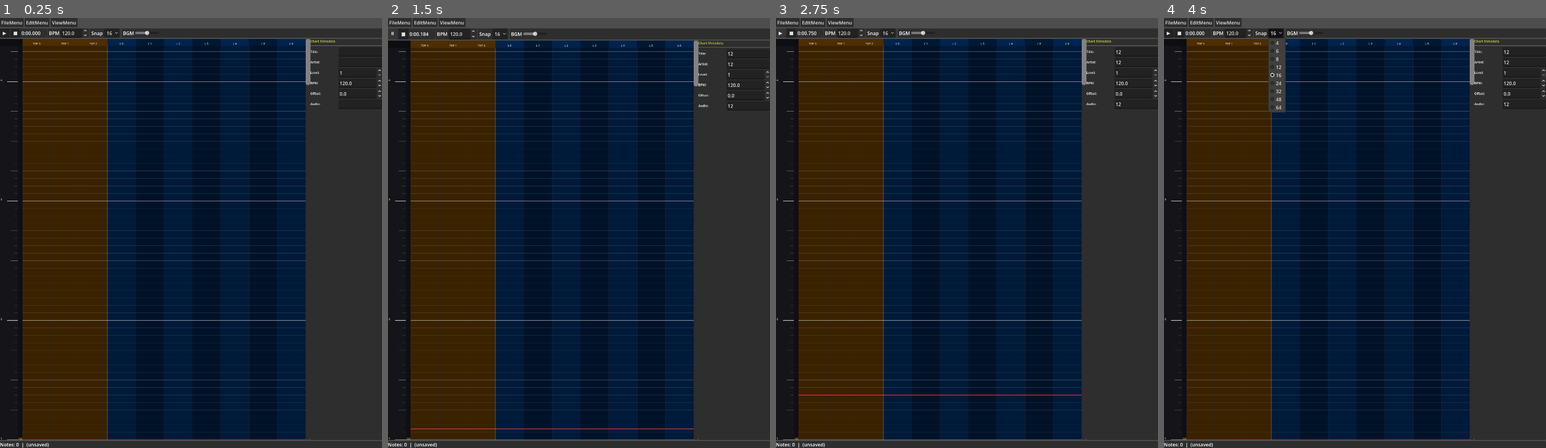
Above: before the commit, frames 1-4 (left to right).
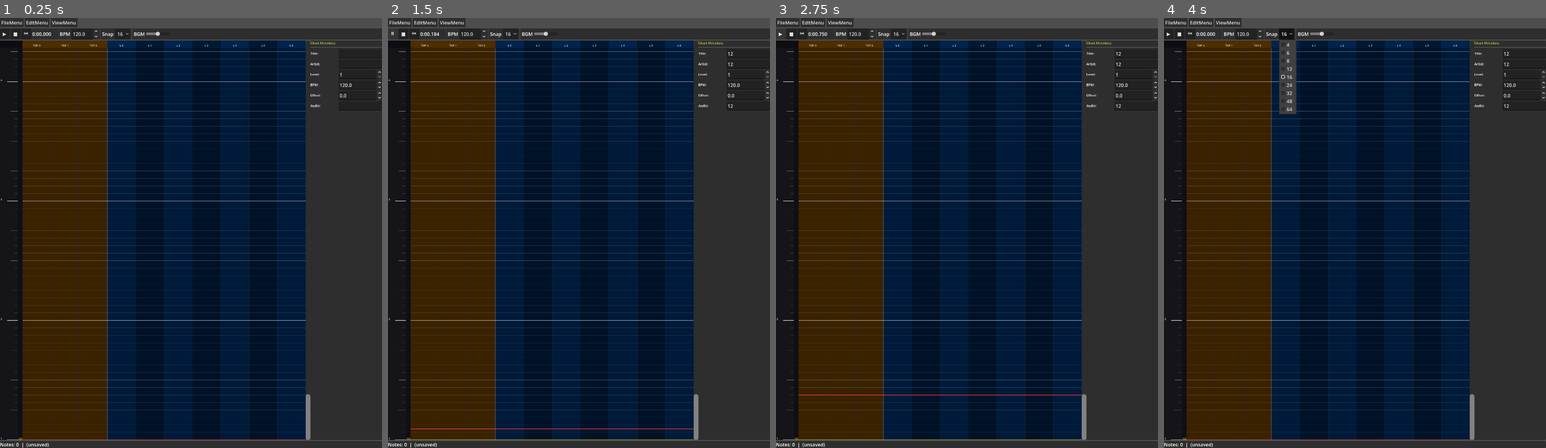
Above: after the commit, the same moments.

Repository: t1a1k1u1/hockey-chart-editor
Game: Godot game, scene res://scenes/ChartEditor.tscn
Two runs of this game, one before a commit and one after it. Both use one fixed random seed, a clock stepped at 60 frames per second and the inputs below.
Inputs (mouse positions are in pixels of both pictures, inside the frame that each line leads up to):
- Up to frame 1 (0.25 s): no input
- Up to frame 2 (1.5 s): click (747, 52) at 0.52 s; type "12" at 0.6 s; click (747, 61) at 0.75 s; type "12" at 0.83 s; click (747, 104) at 0.98 s; type "12" at 1.07 s; click "▶" at 1.25 s
- Up to frame 3 (2.75 s): click "⏸" at 2 s
- Up to frame 4 (4 s): click "■" at 2.75 s; click "16" at 3.5 s

The runs differ from the first frame. In frame 1, 1.4% of the frame differs, in the area x 0-100%, y 2-99%; in frame 2, 0.6%; in frame 3, 1.5%; in frame 4, 2.5%.

Commit message:
feat: 再生ベースポジション機能を追加
- 停止ボタンが再生ベースポジションへ戻るよう変更
- タイムライン左クリックで再生位置とベースポジションを同時移動
- ⏮ボタンでベースポジションと再生位置を先頭にリセット
- タイムライン上にベースポジションを黄色ラインで表示

Co-Authored-By: Claude Sonnet 4.6 <noreply@anthropic.com>

Diff:
--- a/scenes/ChartEditor.tscn
+++ b/scenes/ChartEditor.tscn
@@ -5,18 +5,18 @@
 [ext_resource type="Script" path="res://scripts/PropertyPanel.gd" id="3_2pvn5"]
 [ext_resource type="Script" path="res://scripts/AudioPlayer.gd" id="4_s83rv"]
 
-[node name="ChartEditor" type="Node" unique_id=76250166]
+[node name="ChartEditor" type="Node" unique_id=861157683]
 script = ExtResource("1_2vooy")
 
-[node name="RootVBox" type="VBoxContainer" parent="." unique_id=496198795]
+[node name="RootVBox" type="VBoxContainer" parent="." unique_id=1169181885]
 anchors_preset = 15
 anchor_right = 1.0
 anchor_bottom = 1.0
 
-[node name="MenuBar" type="MenuBar" parent="RootVBox" unique_id=1219977247]
-layout_mode = 2
-
-[node name="FileMenu" type="PopupMenu" parent="RootVBox/MenuBar" unique_id=1721624606]
+[node name="MenuBar" type="MenuBar" parent="RootVBox" unique_id=802927147]
+layout_mode = 2
+
+[node name="FileMenu" type="PopupMenu" parent="RootVBox/MenuBar" unique_id=1032922426]
 item_count = 5
 item_0/text = "New"
 item_0/id = 0
@@ -30,47 +30,52 @@
 item_4/id = 3
 metadata/_menu_name = "File"
 
-[node name="EditMenu" type="PopupMenu" parent="RootVBox/MenuBar" unique_id=1469858981]
+[node name="EditMenu" type="PopupMenu" parent="RootVBox/MenuBar" unique_id=1785114205]
 item_count = 1
 item_0/text = "Metadata..."
 item_0/id = 0
 metadata/_menu_name = "Edit"
 
-[node name="ViewMenu" type="PopupMenu" parent="RootVBox/MenuBar" unique_id=1831216622]
+[node name="ViewMenu" type="PopupMenu" parent="RootVBox/MenuBar" unique_id=1339483410]
 item_count = 1
 item_0/text = "Zoom Reset"
 item_0/id = 0
 metadata/_menu_name = "View"
 
-[node name="ControlBarPanel" type="PanelContainer" parent="RootVBox" unique_id=1175603455]
-layout_mode = 2
-
-[node name="ControlBar" type="HBoxContainer" parent="RootVBox/ControlBarPanel" unique_id=295551830]
-layout_mode = 2
-
-[node name="PlayButton" type="Button" parent="RootVBox/ControlBarPanel/ControlBar" unique_id=908199220]
+[node name="ControlBarPanel" type="PanelContainer" parent="RootVBox" unique_id=1621909469]
+layout_mode = 2
+
+[node name="ControlBar" type="HBoxContainer" parent="RootVBox/ControlBarPanel" unique_id=715430869]
+layout_mode = 2
+
+[node name="PlayButton" type="Button" parent="RootVBox/ControlBarPanel/ControlBar" unique_id=1393365004]
 custom_minimum_size = Vector2(32, 0)
 layout_mode = 2
 text = "▶"
 
-[node name="StopButton" type="Button" parent="RootVBox/ControlBarPanel/ControlBar" unique_id=135309337]
+[node name="StopButton" type="Button" parent="RootVBox/ControlBarPanel/ControlBar" unique_id=422193981]
 custom_minimum_size = Vector2(32, 0)
 layout_mode = 2
 text = "■"
 
-[node name="TimeLabel" type="Label" parent="RootVBox/ControlBarPanel/ControlBar" unique_id=1206142098]
+[node name="ResetBaseButton" type="Button" parent="RootVBox/ControlBarPanel/ControlBar" unique_id=891653900]
+custom_minimum_size = Vector2(32, 0)
+layout_mode = 2
+text = "⏮"
+
+[node name="TimeLabel" type="Label" parent="RootVBox/ControlBarPanel/ControlBar" unique_id=2114163867]
 custom_minimum_size = Vector2(80, 0)
 layout_mode = 2
 text = "0:00.000"
 
-[node name="@VSeparator@23" type="VSeparator" parent="RootVBox/ControlBarPanel/ControlBar" unique_id=884585939]
-layout_mode = 2
-
-[node name="BpmLabel" type="Label" parent="RootVBox/ControlBarPanel/ControlBar" unique_id=1928347602]
+[node name="@VSeparator@23" type="VSeparator" parent="RootVBox/ControlBarPanel/ControlBar" unique_id=1602756486]
+layout_mode = 2
+
+[node name="BpmLabel" type="Label" parent="RootVBox/ControlBarPanel/ControlBar" unique_id=1082181259]
 layout_mode = 2
 text = "BPM"
 
-[node name="BpmInput" type="SpinBox" parent="RootVBox/ControlBarPanel/ControlBar" unique_id=67339638]
+[node name="BpmInput" type="SpinBox" parent="RootVBox/ControlBarPanel/ControlBar" unique_id=766866110]
 custom_minimum_size = Vector2(90, 0)
 layout_mode = 2
 min_value = 1.0
@@ -78,14 +83,14 @@
 step = 0.1
 value = 120.0
 
-[node name="@VSeparator@26" type="VSeparator" parent="RootVBox/ControlBarPanel/ControlBar" unique_id=153438362]
-layout_mode = 2
-
-[node name="@Label@27" type="Label" parent="RootVBox/ControlBarPanel/ControlBar" unique_id=851639427]
+[node name="@VSeparator@26" type="VSeparator" parent="RootVBox/ControlBarPanel/ControlBar" unique_id=31745974]
+layout_mode = 2
+
+[node name="@Label@27" type="Label" parent="RootVBox/ControlBarPanel/ControlBar" unique_id=1364393658]
 layout_mode = 2
 text = "Snap"
 
-[node name="SnapDivSelect" type="OptionButton" parent="RootVBox/ControlBarPanel/ControlBar" unique_id=900542843]
+[node name="SnapDivSelect" type="OptionButton" parent="RootVBox/ControlBarPanel/ControlBar" unique_id=983517600]
 layout_mode = 2
 selected = 4
 item_count = 9
@@ -108,14 +113,14 @@
 popup/item_8/text = "64"
 popup/item_8/id = 8
 
-[node name="@VSeparator@36" type="VSeparator" parent="RootVBox/ControlBarPanel/ControlBar" unique_id=2058076611]
-layout_mode = 2
-
-[node name="@Label@37" type="Label" parent="RootVBox/ControlBarPanel/ControlBar" unique_id=1497204849]
+[node name="@VSeparator@36" type="VSeparator" parent="RootVBox/ControlBarPanel/ControlBar" unique_id=210863114]
+layout_mode = 2
+
+[node name="@Label@37" type="Label" parent="RootVBox/ControlBarPanel/ControlBar" unique_id=748738705]
 layout_mode = 2
 text = "BGM"
 
-[node name="BgmVolumeSlider" type="HSlider" parent="RootVBox/ControlBarPanel/ControlBar" unique_id=763328570]
+[node name="BgmVolumeSlider" type="HSlider" parent="RootVBox/ControlBarPanel/ControlBar" unique_id=1809665279]
 custom_minimum_size = Vector2(80, 0)
 layout_mode = 2
 size_flags_vertical = 4
@@ -123,74 +128,74 @@
 step = 0.01
 value = 0.5
 
-[node name="MainArea" type="HBoxContainer" parent="RootVBox" unique_id=1781656166]
+[node name="MainArea" type="HBoxContainer" parent="RootVBox" unique_id=2093652024]
 layout_mode = 2
 size_flags_vertical = 3
 theme_override_constants/separation = 0
 
-[node name="TimelineArea" type="HBoxContainer" parent="RootVBox/MainArea" unique_id=1330479881]
+[node name="TimelineArea" type="HBoxContainer" parent="RootVBox/MainArea" unique_id=2127051887]
 layout_mode = 2
 size_flags_horizontal = 3
 size_flags_vertical = 3
 theme_override_constants/separation = 0
 
-[node name="Timeline" type="Control" parent="RootVBox/MainArea/TimelineArea" unique_id=534305514]
+[node name="Timeline" type="Control" parent="RootVBox/MainArea/TimelineArea" unique_id=496863655]
 clip_contents = true
 layout_mode = 2
 size_flags_horizontal = 3
 size_flags_vertical = 3
 script = ExtResource("2_0874k")
 
-[node name="VScrollBar" type="VScrollBar" parent="RootVBox/MainArea/TimelineArea" unique_id=1582591725]
+[node name="VScrollBar" type="VScrollBar" parent="RootVBox/MainArea/TimelineArea" unique_id=79081167]
 custom_minimum_size = Vector2(16, 0)
 layout_mode = 2
 size_flags_vertical = 3
 
-[node name="PropertyPanelContainer" type="PanelContainer" parent="RootVBox/MainArea" unique_id=1760682267]
+[node name="PropertyPanelContainer" type="PanelContainer" parent="RootVBox/MainArea" unique_id=1511181213]
 custom_minimum_size = Vector2(240, 0)
 layout_mode = 2
 
-[node name="PropertyPanel" type="ScrollContainer" parent="RootVBox/MainArea/PropertyPanelContainer" unique_id=572901058]
-layout_mode = 2
-size_flags_vertical = 3
-
-[node name="PropertyPanelContent" type="VBoxContainer" parent="RootVBox/MainArea/PropertyPanelContainer/PropertyPanel" unique_id=1391655814]
+[node name="PropertyPanel" type="ScrollContainer" parent="RootVBox/MainArea/PropertyPanelContainer" unique_id=730237242]
+layout_mode = 2
+size_flags_vertical = 3
+
+[node name="PropertyPanelContent" type="VBoxContainer" parent="RootVBox/MainArea/PropertyPanelContainer/PropertyPanel" unique_id=2024412317]
 layout_mode = 2
 size_flags_horizontal = 3
 script = ExtResource("3_2pvn5")
 
-[node name="StatusBar" type="PanelContainer" parent="RootVBox" unique_id=554300331]
-layout_mode = 2
-
-[node name="StatusLabel" type="Label" parent="RootVBox/StatusBar" unique_id=1729523979]
+[node name="StatusBar" type="PanelContainer" parent="RootVBox" unique_id=1892897909]
+layout_mode = 2
+
+[node name="StatusLabel" type="Label" parent="RootVBox/StatusBar" unique_id=832414960]
 layout_mode = 2
 text = "Ready — No file loaded"
 
-[node name="FileDialog" type="FileDialog" parent="." unique_id=1457279771]
+[node name="FileDialog" type="FileDialog" parent="." unique_id=1249496772]
 size = Vector2i(900, 600)
 access = 2
 filters = PackedStringArray("*.json ; Chart JSON")
 
-[node name="ConfirmationDialog" type="ConfirmationDialog" parent="." unique_id=80397744]
+[node name="ConfirmationDialog" type="ConfirmationDialog" parent="." unique_id=89176330]
 dialog_text = "保存しますか？
 Save changes before continuing?"
 
-[node name="AcceptDialog" type="AcceptDialog" parent="." unique_id=322482910]
-
-[node name="MetadataDialog" type="Window" parent="." unique_id=1174338107]
+[node name="AcceptDialog" type="AcceptDialog" parent="." unique_id=1613851715]
+
+[node name="MetadataDialog" type="Window" parent="." unique_id=2081461999]
 title = "Edit Metadata"
 size = Vector2i(400, 320)
 visible = false
 transient = true
 exclusive = true
 
-[node name="MetaVBox" type="VBoxContainer" parent="MetadataDialog" unique_id=867493497]
+[node name="MetaVBox" type="VBoxContainer" parent="MetadataDialog" unique_id=1026006465]
 anchors_preset = 15
 anchor_right = 1.0
 anchor_bottom = 1.0
 theme_override_constants/separation = 6
 
-[node name="MetaMargin" type="MarginContainer" parent="MetadataDialog/MetaVBox" unique_id=1260264189]
+[node name="MetaMargin" type="MarginContainer" parent="MetadataDialog/MetaVBox" unique_id=678698905]
 layout_mode = 2
 size_flags_vertical = 3
 theme_override_constants/margin_left = 12
@@ -198,102 +203,102 @@
 theme_override_constants/margin_right = 12
 theme_override_constants/margin_bottom = 8
 
-[node name="MetaForm" type="VBoxContainer" parent="MetadataDialog/MetaVBox/MetaMargin" unique_id=1252531717]
+[node name="MetaForm" type="VBoxContainer" parent="MetadataDialog/MetaVBox/MetaMargin" unique_id=1108743376]
 layout_mode = 2
 theme_override_constants/separation = 4
 
-[node name="@HBoxContainer@195" type="HBoxContainer" parent="MetadataDialog/MetaVBox/MetaMargin/MetaForm" unique_id=448267656]
-layout_mode = 2
-
-[node name="@Label@194" type="Label" parent="MetadataDialog/MetaVBox/MetaMargin/MetaForm/@HBoxContainer@195" unique_id=679844953]
+[node name="@HBoxContainer@195" type="HBoxContainer" parent="MetadataDialog/MetaVBox/MetaMargin/MetaForm" unique_id=161041977]
+layout_mode = 2
+
+[node name="@Label@194" type="Label" parent="MetadataDialog/MetaVBox/MetaMargin/MetaForm/@HBoxContainer@195" unique_id=484159557]
 custom_minimum_size = Vector2(60, 0)
 layout_mode = 2
 text = "Title:"
 
-[node name="MetaTitleEdit" type="LineEdit" parent="MetadataDialog/MetaVBox/MetaMargin/MetaForm/@HBoxContainer@195" unique_id=1333364574]
-layout_mode = 2
-size_flags_horizontal = 3
-
-[node name="@HBoxContainer@197" type="HBoxContainer" parent="MetadataDialog/MetaVBox/MetaMargin/MetaForm" unique_id=115792621]
-layout_mode = 2
-
-[node name="@Label@196" type="Label" parent="MetadataDialog/MetaVBox/MetaMargin/MetaForm/@HBoxContainer@197" unique_id=1154185421]
+[node name="MetaTitleEdit" type="LineEdit" parent="MetadataDialog/MetaVBox/MetaMargin/MetaForm/@HBoxContainer@195" unique_id=1793533793]
+layout_mode = 2
+size_flags_horizontal = 3
+
+[node name="@HBoxContainer@197" type="HBoxContainer" parent="MetadataDialog/MetaVBox/MetaMargin/MetaForm" unique_id=667916492]
+layout_mode = 2
+
+[node name="@Label@196" type="Label" parent="MetadataDialog/MetaVBox/MetaMargin/MetaForm/@HBoxContainer@197" unique_id=1251853039]
 custom_minimum_size = Vector2(60, 0)
 layout_mode = 2
 text = "Artist:"
 
-[node name="MetaArtistEdit" type="LineEdit" parent="MetadataDialog/MetaVBox/MetaMargin/MetaForm/@HBoxContainer@197" unique_id=1294820931]
-layout_mode = 2
-size_flags_horizontal = 3
-
-[node name="@HBoxContainer@199" type="HBoxContainer" parent="MetadataDialog/MetaVBox/MetaMargin/MetaForm" unique_id=1782199333]
-layout_mode = 2
-
-[node name="@Label@198" type="Label" parent="MetadataDialog/MetaVBox/MetaMargin/MetaForm/@HBoxContainer@199" unique_id=1016093266]
+[node name="MetaArtistEdit" type="LineEdit" parent="MetadataDialog/MetaVBox/MetaMargin/MetaForm/@HBoxContainer@197" unique_id=1560043917]
+layout_mode = 2
+size_flags_horizontal = 3
+
+[node name="@HBoxContainer@199" type="HBoxContainer" parent="MetadataDialog/MetaVBox/MetaMargin/MetaForm" unique_id=1219437755]
+layout_mode = 2
+
+[node name="@Label@198" type="Label" parent="MetadataDialog/MetaVBox/MetaMargin/MetaForm/@HBoxContainer@199" unique_id=1870410716]
 custom_minimum_size = Vector2(60, 0)
 layout_mode = 2
 text = "Audio:"
 
-[node name="MetaAudioEdit" type="LineEdit" parent="MetadataDialog/MetaVBox/MetaMargin/MetaForm/@HBoxContainer@199" unique_id=266049100]
-layout_mode = 2
-size_flags_horizontal = 3
-
-[node name="@HBoxContainer@203" type="HBoxContainer" parent="MetadataDialog/MetaVBox/MetaMargin/MetaForm" unique_id=371693276]
-layout_mode = 2
-
-[node name="@Label@200" type="Label" parent="MetadataDialog/MetaVBox/MetaMargin/MetaForm/@HBoxContainer@203" unique_id=352198961]
+[node name="MetaAudioEdit" type="LineEdit" parent="MetadataDialog/MetaVBox/MetaMargin/MetaForm/@HBoxContainer@199" unique_id=1804741409]
+layout_mode = 2
+size_flags_horizontal = 3
+
+[node name="@HBoxContainer@203" type="HBoxContainer" parent="MetadataDialog/MetaVBox/MetaMargin/MetaForm" unique_id=373023248]
+layout_mode = 2
+
+[node name="@Label@200" type="Label" parent="MetadataDialog/MetaVBox/MetaMargin/MetaForm/@HBoxContainer@203" unique_id=1856749599]
 custom_minimum_size = Vector2(60, 0)
 layout_mode = 2
 text = "Level:"
 
-[node name="MetaLevelSpin" type="SpinBox" parent="MetadataDialog/MetaVBox/MetaMargin/MetaForm/@HBoxContainer@203" unique_id=543640377]
+[node name="MetaLevelSpin" type="SpinBox" parent="MetadataDialog/MetaVBox/MetaMargin/MetaForm/@HBoxContainer@203" unique_id=1766295808]
 layout_mode = 2
 min_value = 1.0
 max_value = 99.0
 value = 1.0
 
-[node name="@HBoxContainer@207" type="HBoxContainer" parent="MetadataDialog/MetaVBox/MetaMargin/MetaForm" unique_id=1525694552]
-layout_mode = 2
-
-[node name="@Label@204" type="Label" parent="MetadataDialog/MetaVBox/MetaMargin/MetaForm/@HBoxContainer@207" unique_id=1262249657]
+[node name="@HBoxContainer@207" type="HBoxContainer" parent="MetadataDialog/MetaVBox/MetaMargin/MetaForm" unique_id=2098375494]
+layout_mode = 2
+
+[node name="@Label@204" type="Label" parent="MetadataDialog/MetaVBox/MetaMargin/MetaForm/@HBoxContainer@207" unique_id=1793631881]
 custom_minimum_size = Vector2(60, 0)
 layout_mode = 2
 text = "BPM:"
 
-[node name="MetaBpmSpin" type="SpinBox" parent="MetadataDialog/MetaVBox/MetaMargin/MetaForm/@HBoxContainer@207" unique_id=2003314398]
+[node name="MetaBpmSpin" type="SpinBox" parent="MetadataDialog/MetaVBox/MetaMargin/MetaForm/@HBoxContainer@207" unique_id=1445038776]
 layout_mode = 2
 min_value = 1.0
 max_value = 999.0
 step = 0.1
 value = 120.0
 
-[node name="@HBoxContainer@211" type="HBoxContainer" parent="MetadataDialog/MetaVBox/MetaMargin/MetaForm" unique_id=1482485295]
-layout_mode = 2
-
-[node name="@Label@208" type="Label" parent="MetadataDialog/MetaVBox/MetaMargin/MetaForm/@HBoxContainer@211" unique_id=1041219895]
+[node name="@HBoxContainer@211" type="HBoxContainer" parent="MetadataDialog/MetaVBox/MetaMargin/MetaForm" unique_id=39361966]
+layout_mode = 2
+
+[node name="@Label@208" type="Label" parent="MetadataDialog/MetaVBox/MetaMargin/MetaForm/@HBoxContainer@211" unique_id=1211951119]
 custom_minimum_size = Vector2(60, 0)
 layout_mode = 2
 text = "Offset:"
 
-[node name="MetaOffsetSpin" type="SpinBox" parent="MetadataDialog/MetaVBox/MetaMargin/MetaForm/@HBoxContainer@211" unique_id=968900705]
+[node name="MetaOffsetSpin" type="SpinBox" parent="MetadataDialog/MetaVBox/MetaMargin/MetaForm/@HBoxContainer@211" unique_id=1219688339]
 layout_mode = 2
 min_value = -10.0
 max_value = 10.0
 step = 0.001
 
-[node name="MetaBtnRow" type="HBoxContainer" parent="MetadataDialog/MetaVBox" unique_id=1320962622]
+[node name="MetaBtnRow" type="HBoxContainer" parent="MetadataDialog/MetaVBox" unique_id=1671054152]
 layout_mode = 2
 alignment = 2
 
-[node name="MetaOkBtn" type="Button" parent="MetadataDialog/MetaVBox/MetaBtnRow" unique_id=1003664076]
+[node name="MetaOkBtn" type="Button" parent="MetadataDialog/MetaVBox/MetaBtnRow" unique_id=1048454576]
 layout_mode = 2
 text = "OK"
 
-[node name="MetaCancelBtn" type="Button" parent="MetadataDialog/MetaVBox/MetaBtnRow" unique_id=1317904133]
+[node name="MetaCancelBtn" type="Button" parent="MetadataDialog/MetaVBox/MetaBtnRow" unique_id=983952010]
 layout_mode = 2
 text = "Cancel"
 
-[node name="AudioStreamPlayer" type="AudioStreamPlayer" parent="." unique_id=369476219]
+[node name="AudioStreamPlayer" type="AudioStreamPlayer" parent="." unique_id=2056053622]
 script = ExtResource("4_s83rv")
 
-[node name="NoteHitPlayer" type="AudioStreamPlayer" parent="." unique_id=217680346]
+[node name="NoteHitPlayer" type="AudioStreamPlayer" parent="." unique_id=1260901981]
--- a/scenes/build_ChartEditor.gd
+++ b/scenes/build_ChartEditor.gd
@@ -59,6 +59,12 @@
 	stop_btn.text = "■"
 	stop_btn.custom_minimum_size = Vector2(32, 0)
 	ctrl_bar.add_child(stop_btn)
+
+	var reset_base_btn = Button.new()
+	reset_base_btn.name = "ResetBaseButton"
+	reset_base_btn.text = "⏮"
+	reset_base_btn.custom_minimum_size = Vector2(32, 0)
+	ctrl_bar.add_child(reset_base_btn)
 
 	var time_label = Label.new()
 	time_label.name = "TimeLabel"
--- a/scripts/ChartEditorMain.gd
+++ b/scripts/ChartEditorMain.gd
@@ -15,6 +15,7 @@
 var selected_notes: Array = []
 var is_select_mode: bool = false
 var playhead_time: float = 0.0
+var playback_base_time: float = 0.0
 var snap_enabled: bool = true
 var snap_division: int = 16
 var pixels_per_second: float = 200.0
@@ -73,6 +74,9 @@
 				var stop_btn = ctrl_bar.get_node_or_null("StopButton")
 				if stop_btn:
 					stop_btn.pressed.connect(_on_stop_button_pressed)
+				var reset_base_btn = ctrl_bar.get_node_or_null("ResetBaseButton")
+				if reset_base_btn:
+					reset_base_btn.pressed.connect(_on_reset_base_pressed)
 				if bpm_input:
 					bpm_input.value_changed.connect(_on_bpm_changed)
 				if snap_div_select:
@@ -396,10 +400,17 @@
 func _on_stop_button_pressed() -> void:
 	stop_playback()
 
+func _on_reset_base_pressed() -> void:
+	playback_base_time = 0.0
+	if timeline:
+		timeline.playback_base_time = playback_base_time
+		timeline.queue_redraw()
+	set_playhead_time(0.0)
+
 func stop_playback() -> void:
 	if audio_player:
 		audio_player.stop_playback()
-	playhead_time = 0.0
+	playhead_time = playback_base_time
 	playhead_moved.emit(playhead_time)
 	if timeline:
 		timeline.playhead_time = playhead_time
@@ -947,6 +958,10 @@
 	selection_changed.emit(selected_notes)
 
 func _on_ruler_clicked(time: float) -> void:
+	playback_base_time = time
+	if timeline:
+		timeline.playback_base_time = playback_base_time
+		timeline.queue_redraw()
 	set_playhead_time(time)
 
 func _on_bpm_marker_clicked(bpm_change: Dictionary, change_index: int) -> void:
--- a/scripts/Timeline.gd
+++ b/scripts/Timeline.gd
@@ -25,6 +25,7 @@
 const COLOR_BPM_BAND_BG = Color(0.06, 0.06, 0.09, 1.0)
 const COLOR_HEADER_BG = Color(0.12, 0.12, 0.15, 1.0)
 const COLOR_PLAYHEAD = Color(1.0, 0.267, 0.267)     # #FF4444
+const COLOR_BASE_LINE = Color(1.0, 1.0, 0.0, 0.7)  # yellow
 const COLOR_SELECT_RECT = Color(1.0, 1.0, 0.0, 0.15)
 const COLOR_SELECT_RECT_BORDER = Color(1.0, 1.0, 0.0, 0.6)
 const COLOR_LONG_PREVIEW = Color(0.6, 0.8, 1.0, 0.4)
@@ -32,6 +33,8 @@
 var pixels_per_second: float = DEFAULT_PPS
 var scroll_offset: float = 0.0  # seconds
 var playhead_time: float = 0.0
+var playback_base_time: float = 0.0
+var _vscroll_max_scroll: float = 0.0  # total_duration - visible_secs (for inverted scrollbar)
 
 var chart_data = null
 var bpm_grid = null
@@ -181,7 +184,10 @@
 	if _long_drag_active:
 		_draw_long_preview()
 
-	# 10. Playhead (horizontal line)
+	# 10. Playback base line (yellow) + Playhead (red)
+	var by = time_to_y(playback_base_time)
+	if by >= TRACK_HEADER_HEIGHT and by <= h:
+		draw_line(Vector2(CONTENT_OFFSET_X, by), Vector2(w, by), COLOR_BASE_LINE, 1.5)
 	var py = time_to_y(playhead_time)
 	if py >= TRACK_HEADER_HEIGHT and py <= h:
 		draw_line(Vector2(CONTENT_OFFSET_X, py), Vector2(w, py), COLOR_PLAYHEAD, 2.0)
@@ -451,15 +457,17 @@
 				total_duration = nt + chain_dur
 	total_duration = max(total_duration + 10.0, 60.0)
 	var visible_secs = (size.y - TRACK_HEADER_HEIGHT) / pixels_per_second
+	_vscroll_max_scroll = max(total_duration - visible_secs, 0.0)
 	vscrollbar.set_block_signals(true)
 	vscrollbar.min_value = 0.0
 	vscrollbar.max_value = total_duration
 	vscrollbar.page = visible_secs
-	vscrollbar.value = scroll_offset
+	# Inverted mapping: scroll_offset=0 (start of chart) → scrollbar at bottom
+	vscrollbar.value = _vscroll_max_scroll - scroll_offset
 	vscrollbar.set_block_signals(false)
 
 func _on_vscroll_changed(value: float) -> void:
-	scroll_offset = value
+	scroll_offset = clamp(_vscroll_max_scroll - value, 0.0, _vscroll_max_scroll)
 	queue_redraw()
 
 #endregion
@@ -561,11 +569,11 @@
 			get_viewport().set_input_as_handled()
 			return
 		elif not mbe.ctrl_pressed and mbe.button_index == MOUSE_BUTTON_WHEEL_UP:
-			_scroll_by(-80.0 / pixels_per_second)
+			_scroll_by(80.0 / pixels_per_second)
 			get_viewport().set_input_as_handled()
 			return
 		elif not mbe.ctrl_pressed and mbe.button_index == MOUSE_BUTTON_WHEEL_DOWN:
-			_scroll_by(80.0 / pixels_per_second)
+			_scroll_by(-80.0 / pixels_per_second)
 			get_viewport().set_input_as_handled()
 			return
 
